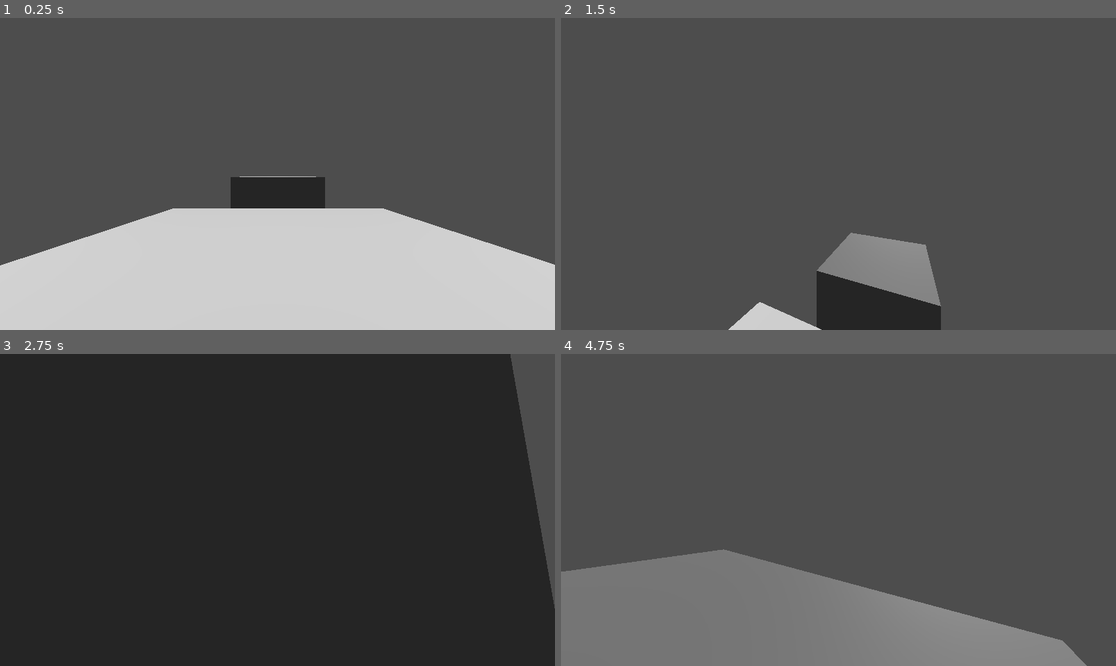
Above: before the commit, frames 1-4 (two rows, left to right).
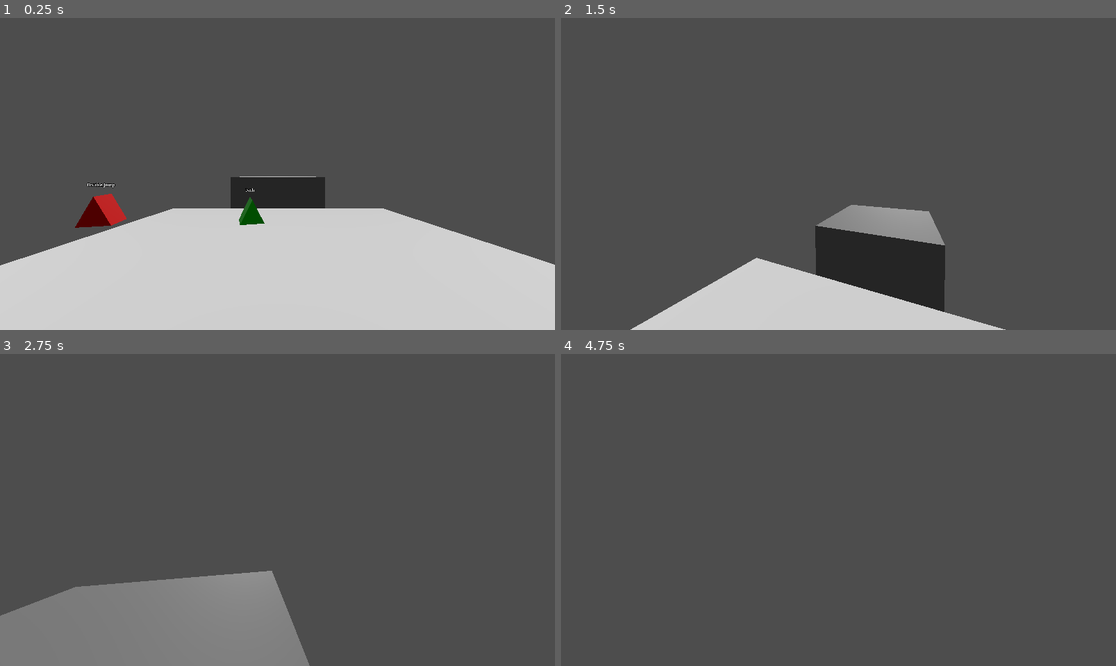
Above: after the commit, the same moments.

Repository: pobertt/GMTKJam
Game: Godot game, scene res://test_level.tscn
Two runs of this game, one before a commit and one after it. Both use one fixed random seed, a clock stepped at 60 frames per second and the inputs below.
Inputs (mouse positions are in pixels of both pictures, inside the frame that each line leads up to):
- Up to frame 1 (0.25 s): no input
- Up to frame 2 (1.5 s): move the mouse to (866, 174) at 0.52 s; hold W (up) from 0.53 s (still down); tap Space (jump) at 0.6, 0.77, 1.07 s; move the mouse to (810, 174) at 1.27 s; tap Ctrl (slide) at 1.35 s
- Up to frame 3 (2.75 s): keep holding W (up); tap Space (jump) at 1.52, 1.55, 1.82, 2.3 s; move the mouse to (288, 503) at 2.02 s; hold Shift (sprint) from 2.03 s (still down)
- Up to frame 4 (4.75 s): keep holding W (up); move the mouse to (832, 516) at 2.77 s; release Shift (sprint) at 2.78 s; tap Space (jump) at 2.85, 3.02, 3.32, 3.77, 3.8, 4.07, 4.52, 4.55 s; move the mouse to (877, 513) at 3.52 s; hold Ctrl (slide) 3.53-4.28 s; move the mouse to (794, 506) at 4.27 s; tap Shift (sprint) at 4.35 s

The runs differ from the first frame. In frame 1, 0.9% of the frame differs, in the area x 13-48%, y 52-68%; in frame 2, 13%; in frame 3, 97%, in the area x 0-100%, y 0-100%; in frame 4, 24%.

Commit message:
powerup base done

Diff:
--- a/player.gd
+++ b/player.gd
@@ -4,7 +4,7 @@
 const WALK_SPEED = 8
 const SPRINT_SPEED = 16
 const SLIDE_SPEED = 25
-const JUMP_VELOCITY = 20
+const JUMP_VELOCITY = 15
 const WALL_JUMP_VEL = 12
 const SENSITIVITY = 0.007
 
@@ -19,6 +19,8 @@
 
 var jump_count : int = 0
 @export var jumps : int = 1
+var dash_count : int = 0
+@export var dashs : int = 0
 
 var crouching : bool = false
 var sprinting : bool = false
@@ -135,4 +137,10 @@
 			velocity.y += JUMP_VELOCITY
 		jump_count += 1
 
-#get normal if holding forward,
+func _gain_dash(qty):
+	dashs += qty
+	#hud stuff below
+
+func _gain_jumps(qty):
+	jumps += qty
+	#hud stuff below
--- /dev/null
+++ b/powerup.gd
@@ -0,0 +1,47 @@
+extends Area3D
+
+enum Type {
+	dash,
+	double_jump
+}
+
+@export var type := Type.dash
+
+@export var qty:int
+
+@onready var mesh: MeshInstance3D = $mesh
+@onready var label: Label3D = $mesh/label
+@onready var respawn_timer: Timer = $respawn
+
+var collectable = true
+
+# Called when the node enters the scene tree for the first time.
+func _ready() -> void:
+	var mat = StandardMaterial3D.new()
+	if type == Type.dash:
+		label.text = "Dash"
+		mat.set_albedo(Color(0,1,0,1))
+	elif type == Type.double_jump:
+		label.text = "Double Jump"
+		mat.set_albedo(Color(1,0,0,1))
+
+	mesh.set_surface_override_material(0,mat)
+
+
+# Called every frame. 'delta' is the elapsed time since the previous frame.
+func _process(delta: float) -> void:
+	mesh.rotation.y += 1 * delta
+
+
+func _on_body_entered(body: Node3D) -> void:
+	if type == Type.dash:
+		body._gain_dash(qty)
+	elif type == Type.double_jump:
+		body._gain_jumps(qty)
+	mesh.visible = false
+	respawn_timer.start()
+
+
+func _on_respawn_timeout() -> void:
+	collectable = true
+	mesh.visible = true
--- /dev/null
+++ b/powerup.tscn
@@ -0,0 +1,27 @@
+[gd_scene load_steps=4 format=3 uid="uid://ygpobru5c8pn"]
+
+[ext_resource type="Script" path="res://powerup.gd" id="1_3ysj5"]
+
+[sub_resource type="PrismMesh" id="PrismMesh_x76g6"]
+
+[sub_resource type="ConvexPolygonShape3D" id="ConvexPolygonShape3D_no7bm"]
+points = PackedVector3Array(0, 0.5, 0.5, 0.5, -0.5, 0.5, 0, 0.5, -0.5, -0.5, -0.5, 0.5, 0.5, -0.5, -0.5, -0.5, -0.5, -0.5)
+
+[node name="powerup" type="Area3D"]
+script = ExtResource("1_3ysj5")
+
+[node name="mesh" type="MeshInstance3D" parent="."]
+mesh = SubResource("PrismMesh_x76g6")
+
+[node name="label" type="Label3D" parent="mesh"]
+transform = Transform3D(1, 0, 0, 0, 1, 0, 0, 0, 1, -0.0601285, 0.868892, 0)
+billboard = 1
+
+[node name="CollisionShape3D" type="CollisionShape3D" parent="."]
+shape = SubResource("ConvexPolygonShape3D_no7bm")
+
+[node name="respawn" type="Timer" parent="."]
+wait_time = 3.0
+
+[connection signal="body_entered" from="." to="." method="_on_body_entered"]
+[connection signal="timeout" from="respawn" to="." method="_on_respawn_timeout"]
--- a/test_level.tscn
+++ b/test_level.tscn
@@ -1,6 +1,7 @@
-[gd_scene load_steps=8 format=3 uid="uid://day7l83sv3sab"]
+[gd_scene load_steps=9 format=3 uid="uid://day7l83sv3sab"]
 
 [ext_resource type="PackedScene" uid="uid://b4oy3gjuok4k8" path="res://player.tscn" id="1_prio6"]
+[ext_resource type="PackedScene" uid="uid://ygpobru5c8pn" path="res://powerup.tscn" id="2_ntqnr"]
 
 [sub_resource type="Environment" id="Environment_36fah"]
 
@@ -81,3 +82,12 @@
 
 [node name="CollisionShape3D" type="CollisionShape3D" parent="MeshInstance3D5/StaticBody3D"]
 shape = SubResource("ConcavePolygonShape3D_frwif")
+
+[node name="powerup" parent="." instance=ExtResource("2_ntqnr")]
+transform = Transform3D(1, 0, 0, 0, 1, 0, 0, 0, 1, -1.19695, -0.212641, -8.65879)
+qty = 1
+
+[node name="powerup2" parent="." instance=ExtResource("2_ntqnr")]
+transform = Transform3D(1, 0, 0, 0, 1, 0, 0, 0, 1, -6.29323, 0.101123, -7.19612)
+type = 1
+qty = 1
